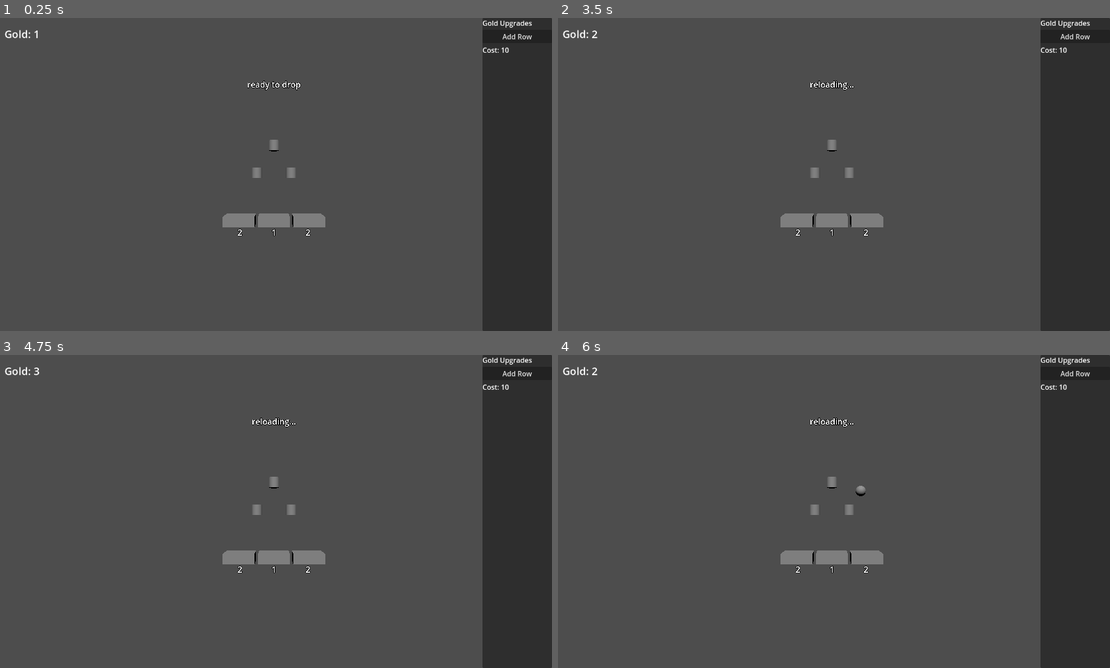
Above: before the commit, frames 1-4 (two rows, left to right).
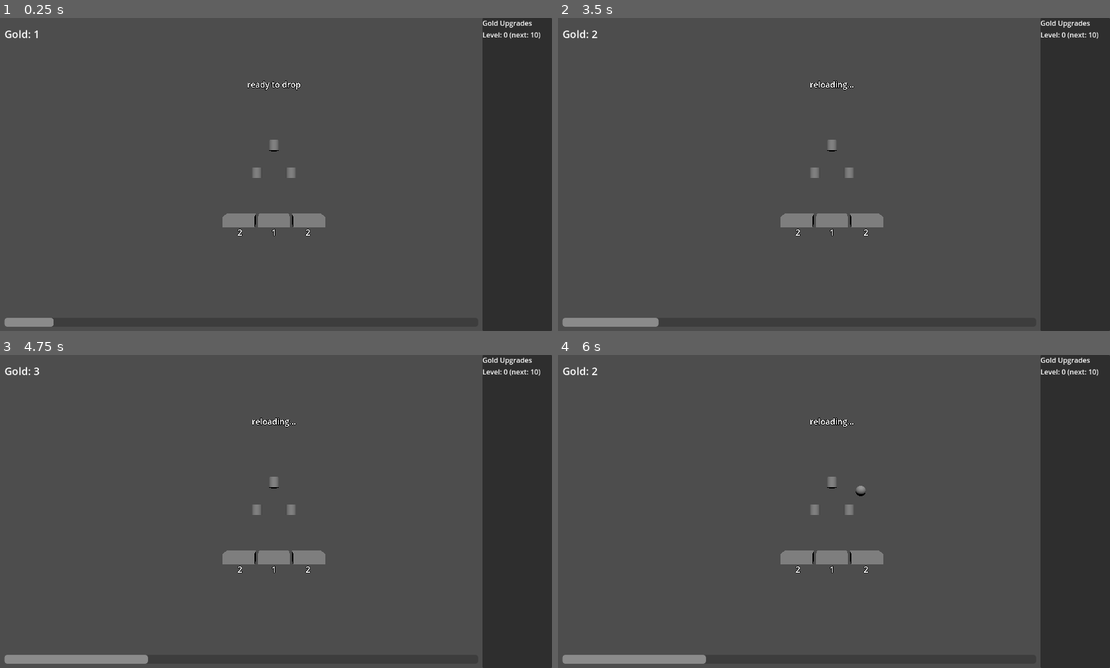
Above: after the commit, the same moments.

Repository: kjbrown-sandbox/pleenko
Game: Godot game, scene res://scenes/main.tscn
Same seed, same stepped clock (60 frames per second), same inputs: the game is played once before the commit and once after it.
Inputs (mouse positions are in pixels of both pictures, inside the frame that each line leads up to):
- Up to frame 1 (0.25 s): no input
- Up to frame 2 (3.5 s): click (1076, 36) at 0.5 s, where only the run before the commit has a clickable "Add Row"; click (1076, 36) at 1.25 s, where only the run before the commit has a clickable "Add Row"; click (1076, 36) at 2 s, where only the run before the commit has a clickable "Add Row"; tap Enter at 2.75 s; move the mouse to (955, 158) at 2.77 s; hold Space (drop_coin) from 2.78 s (still down); click (955, 158) at 2.92 s
- Up to frame 3 (4.75 s): move the mouse to (160, 527) at 3.52 s; release Space (drop_coin) at 3.53 s; tap Space (drop_coin) at 3.6, 4.25 s; click (160, 527) at 3.67 s; move the mouse to (331, 442) at 4.27 s; hold Space (drop_coin) from 4.28 s (still down); click (331, 442) at 4.42 s
- Up to frame 4 (6 s): tap Enter at 5 s; move the mouse to (806, 574) at 5.02 s; release Space (drop_coin) at 5.03 s; tap Space (drop_coin) at 5.1, 5.75 s; click (806, 574) at 5.17 s; move the mouse to (999, 558) at 5.77 s; hold Space (drop_coin) from 5.78 s (still down); click (999, 558) at 5.92 s

The runs differ from the first frame. In frame 1, 0.4% of the frame differs, in the area x 0-98%, y 4-99%; in frame 2, 0.7%; in frame 3, 0.9%; in frame 4, 0.9%.

Commit message:
Implement leveling system and upgrade enhancements with UI updates

Diff:
--- a/scenes/ui.tscn
+++ b/scenes/ui.tscn
@@ -46,14 +46,42 @@
 layout_mode = 2
 text = "Gold Upgrades"
 
+[node name="LevelLabel" type="Label" parent="UpgradePanel/VBoxContainer"]
+layout_mode = 2
+text = "Level: 0 (next: 10)"
+
 [node name="UpgradeButton" type="Button" parent="UpgradePanel/VBoxContainer"]
+visible = false
 layout_mode = 2
 focus_mode = 0
 text = "Add Row"
 
 [node name="CostLabel" type="Label" parent="UpgradePanel/VBoxContainer"]
-layout_mode = 2
-text = "Cost: 10"
+visible = false
+layout_mode = 2
+text = "Cost: 5"
+
+[node name="BucketValueButton" type="Button" parent="UpgradePanel/VBoxContainer"]
+visible = false
+layout_mode = 2
+focus_mode = 0
+text = "Bucket Value +1"
+
+[node name="BucketValueCostLabel" type="Label" parent="UpgradePanel/VBoxContainer"]
+visible = false
+layout_mode = 2
+text = "Cost: 40 | Lvl: 0"
+
+[node name="DropRateButton" type="Button" parent="UpgradePanel/VBoxContainer"]
+visible = false
+layout_mode = 2
+focus_mode = 0
+text = "Drop Rate"
+
+[node name="DropRateCostLabel" type="Label" parent="UpgradePanel/VBoxContainer"]
+visible = false
+layout_mode = 2
+text = "Cost: 100 | Rate: 1.0s"
 
 [node name="OrangeUpgradePanel" type="PanelContainer" parent="."]
 visible = false
@@ -90,7 +118,7 @@
 
 [node name="CostLabel" type="Label" parent="OrangeUpgradePanel/VBoxContainer"]
 layout_mode = 2
-text = "Cost: 10"
+text = "Cost: 5"
 
 [node name="AutodropperButton" type="Button" parent="OrangeUpgradePanel/VBoxContainer"]
 layout_mode = 2
@@ -100,15 +128,6 @@
 [node name="AutodropperCostLabel" type="Label" parent="OrangeUpgradePanel/VBoxContainer"]
 layout_mode = 2
 text = "Cost: 5 | Lvl: 0 | Cap: 10"
-
-[node name="GoldBonusButton" type="Button" parent="OrangeUpgradePanel/VBoxContainer"]
-layout_mode = 2
-focus_mode = 0
-text = "Gold +1"
-
-[node name="GoldBonusCostLabel" type="Label" parent="OrangeUpgradePanel/VBoxContainer"]
-layout_mode = 2
-text = "Cost: 5 | Lvl: 0"
 
 [node name="RedUpgradePanel" type="PanelContainer" parent="."]
 visible = false
@@ -145,7 +164,7 @@
 
 [node name="RedCostLabel" type="Label" parent="RedUpgradePanel/VBoxContainer"]
 layout_mode = 2
-text = "Cost: 10"
+text = "Cost: 5"
 
 [node name="GoldRowCapButton" type="Button" parent="RedUpgradePanel/VBoxContainer"]
 layout_mode = 2
@@ -191,3 +210,19 @@
 [node name="RedQueueCapCostLabel" type="Label" parent="RedUpgradePanel/VBoxContainer"]
 layout_mode = 2
 text = "Cost: 5 | Cap: 1"
+
+[node name="LevelProgressBar" type="ProgressBar" parent="."]
+anchors_preset = 12
+anchor_top = 1.0
+anchor_right = 1.0
+anchor_bottom = 1.0
+offset_left = 20.0
+offset_top = -30.0
+offset_right = -170.0
+offset_bottom = -10.0
+grow_horizontal = 2
+grow_vertical = 0
+min_value = 0.0
+max_value = 10.0
+value = 0.0
+show_percentage = false
--- a/scripts/main.gd
+++ b/scripts/main.gd
@@ -14,12 +14,26 @@
 var orange_board_unlocked: bool = false
 var red_board_unlocked: bool = false
 
-# --- Upgrade costs (all scale by x1.5) ---
-var regular_upgrade_cost: int = 10
-var orange_upgrade_cost: int = 10
-var red_upgrade_cost: int = 10
+# --- Leveling ---
+var player_level: int = 0
+const LEVEL_THRESHOLDS: Array[int] = [10, 20, 50, 100]
+
+# --- Row upgrade costs (delta formula: cost += delta, delta += 5) ---
+var regular_upgrade_cost: int = 5
+var regular_upgrade_delta: int = 5
+var orange_upgrade_cost: int = 5
+var orange_upgrade_delta: int = 5
+var red_upgrade_cost: int = 5
+var red_upgrade_delta: int = 5
+
+# --- Gold panel upgrades ---
+var bucket_value_cost: int = 40
+var bucket_value_level: int = 0
+var drop_rate_cost: int = 100
+var drop_rate_level: int = 0
+
+# --- Other upgrade costs (x1.5 multiplier) ---
 var autodropper_cost: int = 5
-var gold_bonus_cost: int = 5
 var gold_row_cap_cost: int = 5
 var orange_row_cap_cost: int = 5
 var auto_cap_cost: int = 5
@@ -37,9 +51,6 @@
 var autodropper_cap: int = 10
 var autodropper_timer: Timer
 
-# --- Gold bonus ---
-var gold_bonus_level: int = 0
-
 # --- Gold drop cooldown ---
 var gold_drop_cooldown: Timer
 var gold_drop_label: Label3D
@@ -110,13 +121,15 @@
 	# UI init
 	ui.update_coins(coin_total)
 	ui.update_upgrade(regular_upgrade_cost)
+	_update_level_label()
 
 	# Connect UI signals
 	ui.upgrade_pressed.connect(_buy_regular_upgrade)
 	ui.orange_upgrade_pressed.connect(_buy_orange_upgrade)
 	ui.red_upgrade_pressed.connect(_buy_red_upgrade)
 	ui.autodropper_pressed.connect(_buy_autodropper)
-	ui.gold_bonus_pressed.connect(_buy_gold_bonus)
+	ui.bucket_value_pressed.connect(_buy_bucket_value)
+	ui.drop_rate_pressed.connect(_buy_drop_rate)
 	ui.gold_row_cap_pressed.connect(_buy_gold_row_cap)
 	ui.orange_row_cap_pressed.connect(_buy_orange_row_cap)
 	ui.auto_cap_pressed.connect(_buy_auto_cap)
@@ -186,6 +199,7 @@
 		PlinkoBoard.BucketType.GOLD:
 			coin_total += value
 			ui.update_coins(coin_total)
+			_check_level_up()
 		PlinkoBoard.BucketType.ORANGE:
 			_add_to_orange_queue(value)
 			_check_unlock_orange_board()
@@ -205,7 +219,8 @@
 	coin_total -= regular_upgrade_cost
 	regular_board.add_row()
 
-	regular_upgrade_cost = int(regular_upgrade_cost * UPGRADE_COST_MULTIPLIER)
+	regular_upgrade_cost += regular_upgrade_delta
+	regular_upgrade_delta += 5
 	ui.update_coins(coin_total)
 	ui.update_upgrade(regular_upgrade_cost)
 
@@ -248,7 +263,6 @@
 	ui.update_orange_queue(orange_queue, orange_queue_max)
 	ui.update_orange_upgrade(orange_upgrade_cost)
 	ui.update_autodropper(autodropper_cost, autodropper_level, autodropper_cap)
-	ui.update_gold_bonus(gold_bonus_cost, gold_bonus_level)
 
 
 # === Orange board handlers ===
@@ -269,7 +283,8 @@
 	orange_coin_total -= orange_upgrade_cost
 	orange_board.add_row()
 
-	orange_upgrade_cost = int(orange_upgrade_cost * UPGRADE_COST_MULTIPLIER)
+	orange_upgrade_cost += orange_upgrade_delta
+	orange_upgrade_delta += 5
 	ui.update_orange_coins(orange_coin_total)
 	ui.update_orange_upgrade(orange_upgrade_cost)
 
@@ -302,21 +317,72 @@
 		ui.update_coins(coin_total)
 
 
-# === Gold bonus (orange currency) ===
-
-func _buy_gold_bonus() -> void:
-	if orange_coin_total < gold_bonus_cost:
-		return
-
-	orange_coin_total -= gold_bonus_cost
-	gold_bonus_level += 1
-
-	gold_bonus_cost = int(gold_bonus_cost * UPGRADE_COST_MULTIPLIER)
-	regular_board.value_bonus = gold_bonus_level
+# === Bucket Value +1 (gold currency, gold panel) ===
+
+func _buy_bucket_value() -> void:
+	if coin_total < bucket_value_cost:
+		return
+
+	coin_total -= bucket_value_cost
+	bucket_value_level += 1
+
+	regular_board.value_bonus = bucket_value_level
 	regular_board._build_board()
 
-	ui.update_orange_coins(orange_coin_total)
-	ui.update_gold_bonus(gold_bonus_cost, gold_bonus_level)
+	bucket_value_cost *= 2
+	ui.update_coins(coin_total)
+	ui.update_bucket_value(bucket_value_cost, bucket_value_level)
+
+
+# === Drop Rate (gold currency, gold panel) ===
+
+func _buy_drop_rate() -> void:
+	if coin_total < drop_rate_cost:
+		return
+
+	coin_total -= drop_rate_cost
+	drop_rate_level += 1
+
+	gold_drop_cooldown.wait_time *= 0.9
+
+	drop_rate_cost = 100 * (drop_rate_level + 1)
+	ui.update_coins(coin_total)
+	ui.update_drop_rate(drop_rate_cost, gold_drop_cooldown.wait_time)
+
+
+# === Leveling system ===
+
+func _check_level_up() -> void:
+	while player_level < LEVEL_THRESHOLDS.size() and coin_total >= LEVEL_THRESHOLDS[player_level]:
+		player_level += 1
+		_on_level_up(player_level)
+	_update_level_label()
+
+
+func _on_level_up(level: int) -> void:
+	match level:
+		1:
+			ui.show_add_row()
+			ui.update_upgrade(regular_upgrade_cost)
+		2:
+			ui.show_bucket_value()
+			ui.update_bucket_value(bucket_value_cost, bucket_value_level)
+		3:
+			ui.show_drop_rate()
+			ui.update_drop_rate(drop_rate_cost, gold_drop_cooldown.wait_time)
+		4:
+			pass  # Placeholder — nothing yet
+
+
+func _update_level_label() -> void:
+	var prev_threshold := 0 if player_level == 0 else LEVEL_THRESHOLDS[player_level - 1]
+	if player_level < LEVEL_THRESHOLDS.size():
+		var next_threshold := LEVEL_THRESHOLDS[player_level]
+		ui.update_level(player_level, next_threshold)
+		ui.update_level_progress(coin_total, prev_threshold, next_threshold)
+	else:
+		ui.update_level(player_level, 0)
+		ui.update_level_progress(coin_total, prev_threshold, 0)
 
 
 # === Red board lifecycle ===
@@ -367,7 +433,8 @@
 	red_coin_total -= red_upgrade_cost
 	red_board.add_row()
 
-	red_upgrade_cost = int(red_upgrade_cost * UPGRADE_COST_MULTIPLIER)
+	red_upgrade_cost += red_upgrade_delta
+	red_upgrade_delta += 5
 	ui.update_red_coins(red_coin_total)
 	ui.update_red_upgrade(red_upgrade_cost)
 
--- a/scripts/plinko_board.gd
+++ b/scripts/plinko_board.gd
@@ -18,6 +18,8 @@
 const LABEL_OFFSET_Y := 0.35
 const ORANGE_THRESHOLD := 4
 const RED_THRESHOLD := 7
+const ORANGE_ROW_GATE := 6
+const RED_ROW_GATE := 12
 
 var num_rows: int = 0
 var value_bonus: int = 0
@@ -201,11 +203,11 @@
 		return BucketType.ORANGE
 	if board_type == BoardType.RED:
 		return BucketType.RED
-	# Gold board: check thresholds (red first since it's higher)
+	# Gold board: check thresholds AND row gates (red first since it's higher)
 	var base := _bucket_value(index)
-	if base >= RED_THRESHOLD:
+	if num_rows >= RED_ROW_GATE and base >= RED_THRESHOLD:
 		return BucketType.RED
-	if base >= ORANGE_THRESHOLD:
+	if num_rows >= ORANGE_ROW_GATE and base >= ORANGE_THRESHOLD:
 		return BucketType.ORANGE
 	return BucketType.GOLD
 
--- a/scripts/ui.gd
+++ b/scripts/ui.gd
@@ -4,7 +4,8 @@
 signal orange_upgrade_pressed
 signal red_upgrade_pressed
 signal autodropper_pressed
-signal gold_bonus_pressed
+signal bucket_value_pressed
+signal drop_rate_pressed
 signal gold_row_cap_pressed
 signal orange_row_cap_pressed
 signal auto_cap_pressed
@@ -15,8 +16,14 @@
 @onready var orange_coin_label: Label = $OrangeCoinLabel
 @onready var red_coin_label: Label = $RedCoinLabel
 
+@onready var level_progress_bar: ProgressBar = $LevelProgressBar
+@onready var level_label: Label = $UpgradePanel/VBoxContainer/LevelLabel
 @onready var upgrade_button: Button = $UpgradePanel/VBoxContainer/UpgradeButton
 @onready var cost_label: Label = $UpgradePanel/VBoxContainer/CostLabel
+@onready var bucket_value_button: Button = $UpgradePanel/VBoxContainer/BucketValueButton
+@onready var bucket_value_cost_label: Label = $UpgradePanel/VBoxContainer/BucketValueCostLabel
+@onready var drop_rate_button: Button = $UpgradePanel/VBoxContainer/DropRateButton
+@onready var drop_rate_cost_label: Label = $UpgradePanel/VBoxContainer/DropRateCostLabel
 
 @onready var orange_upgrade_panel: PanelContainer = $OrangeUpgradePanel
 @onready var orange_upgrade_button: Button = $OrangeUpgradePanel/VBoxContainer/UpgradeButton
@@ -25,8 +32,6 @@
 @onready var orange_queue_label: Label = $OrangeUpgradePanel/VBoxContainer/OrangeQueueLabel
 @onready var autodropper_button: Button = $OrangeUpgradePanel/VBoxContainer/AutodropperButton
 @onready var autodropper_cost_label: Label = $OrangeUpgradePanel/VBoxContainer/AutodropperCostLabel
-@onready var gold_bonus_button: Button = $OrangeUpgradePanel/VBoxContainer/GoldBonusButton
-@onready var gold_bonus_cost_label: Label = $OrangeUpgradePanel/VBoxContainer/GoldBonusCostLabel
 
 @onready var red_upgrade_panel: PanelContainer = $RedUpgradePanel
 @onready var red_countdown_label: Label = $RedUpgradePanel/VBoxContainer/RedCountdownLabel
@@ -50,7 +55,8 @@
 	orange_upgrade_button.pressed.connect(func(): orange_upgrade_pressed.emit())
 	red_add_row_button.pressed.connect(func(): red_upgrade_pressed.emit())
 	autodropper_button.pressed.connect(func(): autodropper_pressed.emit())
-	gold_bonus_button.pressed.connect(func(): gold_bonus_pressed.emit())
+	bucket_value_button.pressed.connect(func(): bucket_value_pressed.emit())
+	drop_rate_button.pressed.connect(func(): drop_rate_pressed.emit())
 	gold_row_cap_button.pressed.connect(func(): gold_row_cap_pressed.emit())
 	orange_row_cap_button.pressed.connect(func(): orange_row_cap_pressed.emit())
 	auto_cap_button.pressed.connect(func(): auto_cap_pressed.emit())
@@ -102,8 +108,45 @@
 	autodropper_cost_label.text = "Cost: " + str(cost) + " | Lvl: " + str(level) + " | Cap: " + str(cap)
 
 
-func update_gold_bonus(cost: int, level: int) -> void:
-	gold_bonus_cost_label.text = "Cost: " + str(cost) + " | Lvl: " + str(level)
+func update_level(level: int, next_threshold: int) -> void:
+	if next_threshold > 0:
+		level_label.text = "Level: " + str(level) + " (next: " + str(next_threshold) + ")"
+	else:
+		level_label.text = "Level: " + str(level) + " (max)"
+
+
+func update_level_progress(current: int, prev_threshold: int, next_threshold: int) -> void:
+	if next_threshold <= prev_threshold:
+		# Max level — fill the bar
+		level_progress_bar.max_value = 1.0
+		level_progress_bar.value = 1.0
+	else:
+		level_progress_bar.min_value = 0.0
+		level_progress_bar.max_value = next_threshold - prev_threshold
+		level_progress_bar.value = current - prev_threshold
+
+
+func show_add_row() -> void:
+	upgrade_button.visible = true
+	cost_label.visible = true
+
+
+func show_bucket_value() -> void:
+	bucket_value_button.visible = true
+	bucket_value_cost_label.visible = true
+
+
+func update_bucket_value(cost: int, level: int) -> void:
+	bucket_value_cost_label.text = "Cost: " + str(cost) + " | Lvl: " + str(level)
+
+
+func show_drop_rate() -> void:
+	drop_rate_button.visible = true
+	drop_rate_cost_label.visible = true
+
+
+func update_drop_rate(cost: int, rate: float) -> void:
+	drop_rate_cost_label.text = "Cost: " + str(cost) + " | Rate: " + str(snapped(rate, 0.01)) + "s"
 
 
 func update_gold_row_cap(cost: int, cap: int) -> void:
